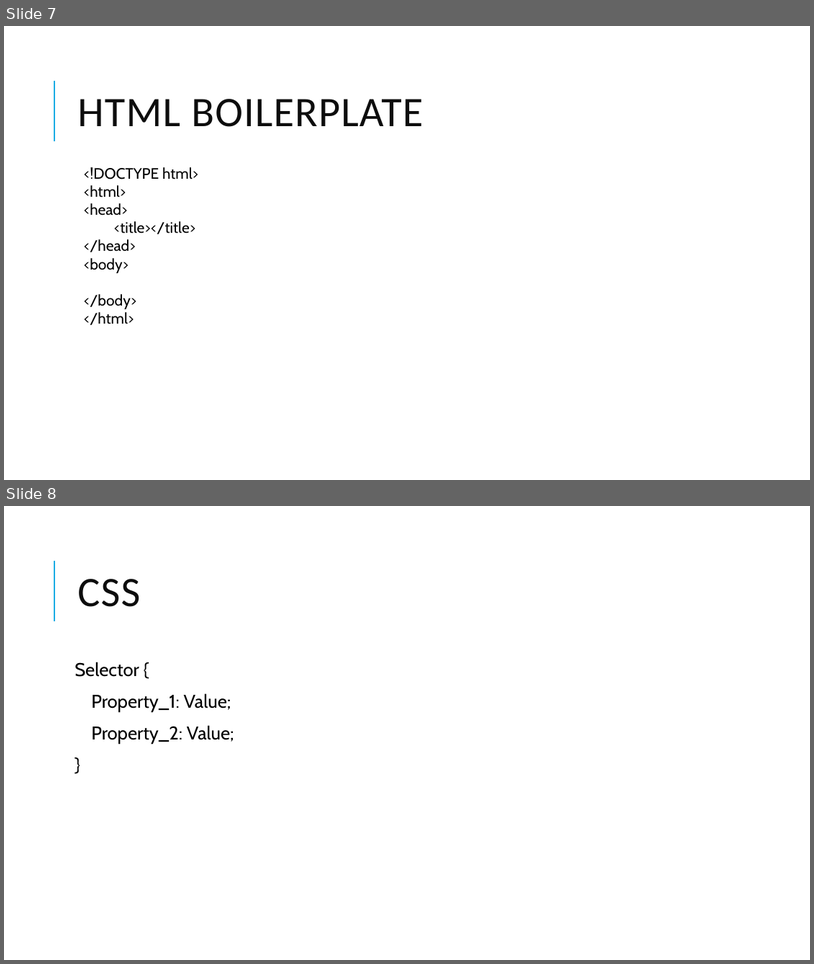
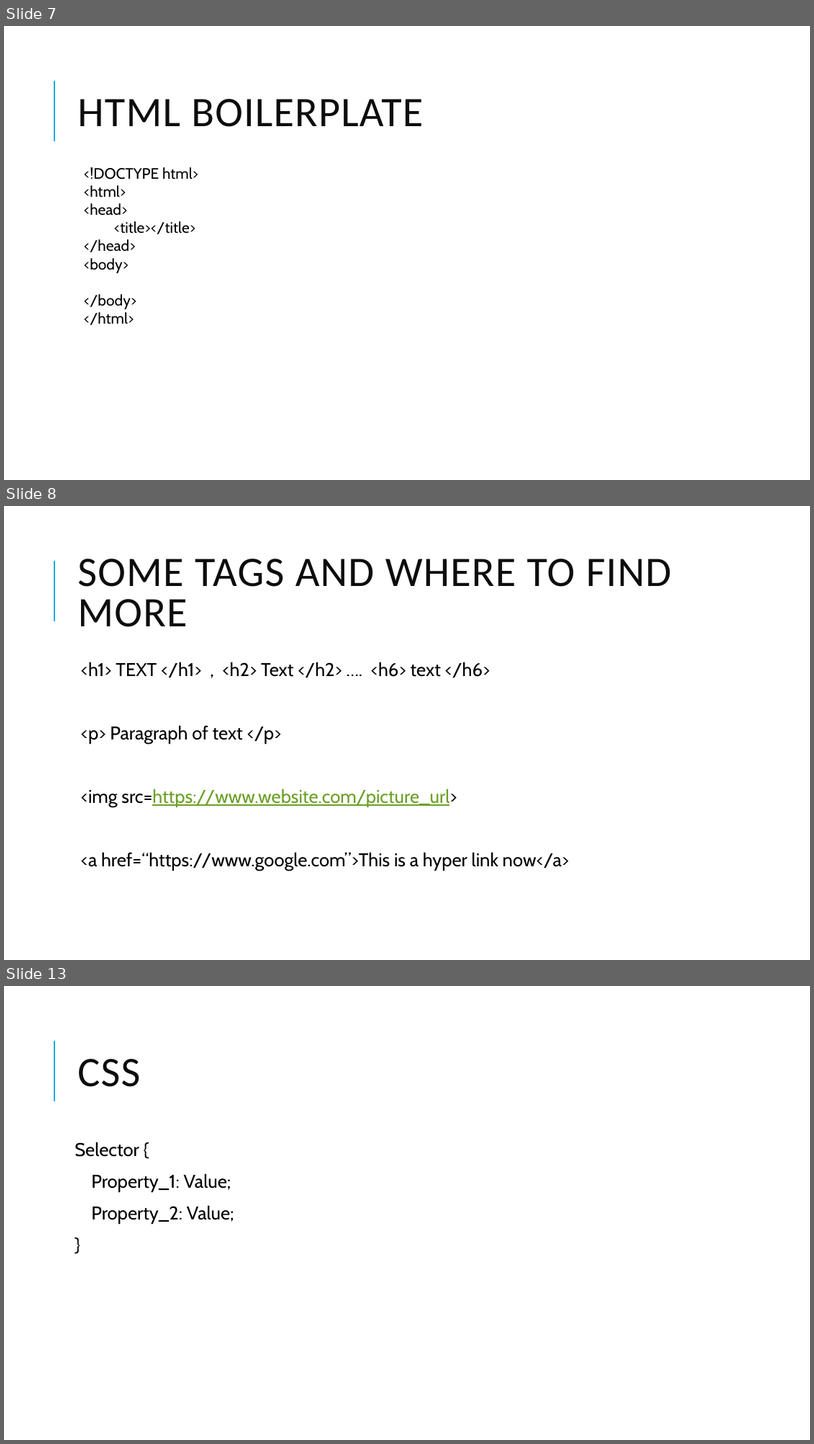
Before and after one commit to Will-Guthrie/HTML-Presentation, a slide deck: HTML and CSS.pptx. Shown one above the other, each under a label of ours: slides 7 and 8 before the commit, slides 7, 8 and 13 after it; the slides between them are not shown. The pictures are 814x964 and 814x1444 pixels, drawn with LibreOffice and Linux fonts; fonts in the diff are those of the drawing. Boxes give left, top, right and bottom in pixels: in the first picture for what was removed or moved away, otherwise in the second. Text is boxed around its words. In the diff, an @@ line names an element or a change of style, - is before the commit and + after.

```diff
--- a/HTML and CSS.pptx
+++ b/HTML and CSS.pptx
@@ slide 8 added at (x1=4, y1=506, x2=810, y2=960), background #FFFFFF; not listed: 1 template element that a slide beside it also shows @@
@@ title added at (x1=77, y1=559, x2=671, y2=627), 50 pt, text #0D0D0D @@
+SOME TAGS AND WHERE TO FIND MORE
@@ text added at (x1=81, y1=662, x2=570, y2=870), 22 pt, text #000000 @@
+  <h1> TEXT </h1> , <h2> Text </h2> …. <h6> text </h6>
+  <p> Paragraph of text </p>
+  <img src=https://www.website.com/picture_url>
+  <a href=“https://www.google.com”>This is a hyper link now</a>
@@ what was slide 8 is now slide 13 @@
```
Also in this commit, not shown: 4 other slides added.
